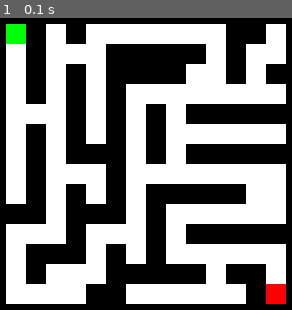
Above: before the commit, frame 1.
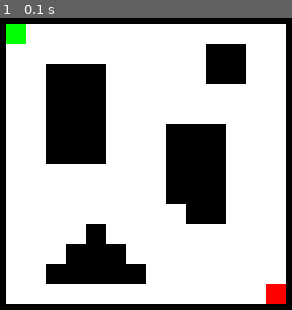
Above: after the commit, the same moment.

Repository: oscstr-9/Datorspels-AI---S0006D
Game: pygame game, started from Lab2/Main.py
Same seed, same stepped clock (60 frames per second), same inputs: the game is played once before the commit and once after it.
Inputs:
- Up to frame 1 (0.1 s): type "1 (at the terminal prompt)" at 0 s; type "1 (at the terminal prompt)" at 0 s

The runs differ from the first frame. In frame 1, 43% of the frame differs, in the area x 2-98%, y 2-98%.

Commit message:
smol fix

Diff:
--- a/Lab2/Main.py
+++ b/Lab2/Main.py
@@ -7,7 +7,7 @@
     if algorithm == "all":
         checks = int(input("how many times should the algorithms be checked?: "))
         for mapNr in range(3):
-            testAlgs(makeMap(mapNr), mapNr+1, checks)
+            testAlgs(makeMap(mapNr+1), mapNr + 1, checks)
             Pygame.update()
 
     else:
@@ -36,7 +36,7 @@
 
 
 def makeMap(mapNr):
-    f = open("maps/Map" + str(mapNr + 1) + ".txt", "r")
+    f = open("maps/Map" + str(mapNr) + ".txt", "r")
 
     # parse map file
     mapLines = f.readlines()
